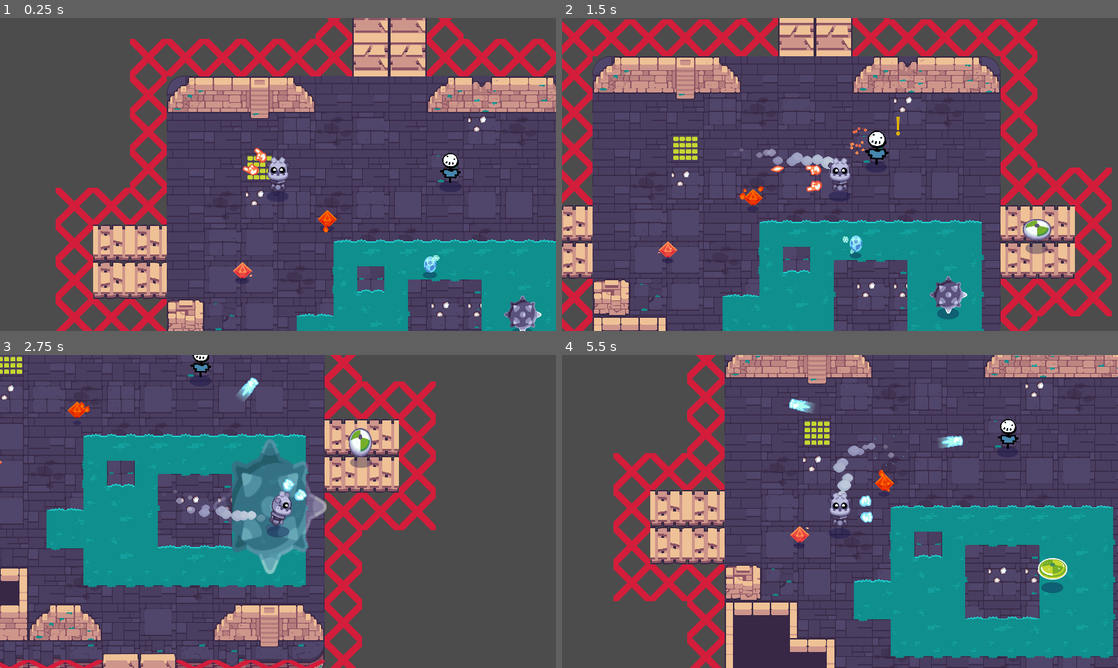
Above: before the commit, frames 1-4 (two rows, left to right).
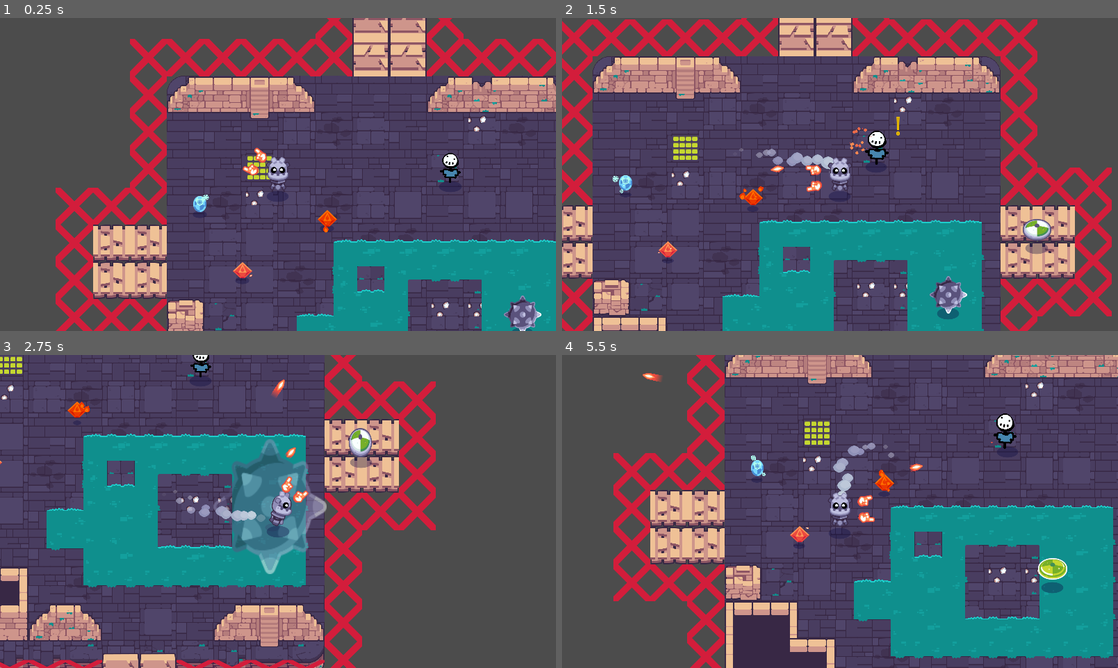
Above: after the commit, the same moments.

Repository: FossRyanH/Godot-Enter-Gungeon-Clone
Game: Godot game, scene res://rooms/TestRoom.tscn
Two runs of this game, one before a commit and one after it. Both use one fixed random seed, a clock stepped at 60 frames per second and the inputs below. The project has no main scene, so this scene is started directly. Sound files missing from this copy of the repository are replaced by a short silence.
Inputs (mouse positions are in pixels of both pictures, inside the frame that each line leads up to):
- Up to frame 1 (0.25 s): no input
- Up to frame 2 (1.5 s): move the mouse to (962, 158) at 0.52 s; press the mouse at (962, 158) at 0.53 s; hold D (move_right) 0.53-1.28 s; move the mouse to (728, 190) at 1.27 s; release the mouse at (728, 190) at 1.28 s; hold S (move_down) from 1.28 s (still down); click (728, 190) at 1.35 s
- Up to frame 3 (2.75 s): move the mouse to (333, 442) at 2.02 s; release S (move_down) at 2.03 s; press the mouse at (333, 442) at 2.03 s; hold D (move_right) from 2.03 s (still down)
- Up to frame 4 (5.5 s): move the mouse to (812, 574) at 2.77 s; release D (move_right) at 2.78 s; release the mouse at (812, 574) at 2.78 s; hold W (move_up) 2.78-3.53 s; click (812, 574) at 2.85 s; move the mouse to (1006, 558) at 3.52 s; press the mouse at (1006, 558) at 3.53 s; hold A (move_left) 3.53-5.03 s; move the mouse to (673, 464) at 4.27 s; release the mouse at (673, 464) at 4.28 s; click (673, 464) at 4.35 s; move the mouse to (867, 511) at 5.02 s; press the mouse at (867, 511) at 5.03 s; hold S (move_down) from 5.03 s (still down)

The runs differ from the first frame. In frame 1, 0.3% of the frame differs, in the area x 34-80%, y 56-84%; in frame 2, 0.3%; in frame 3, 0.4%; in frame 4, 0.9%, in the area x 14-83%, y 5-54%.

Commit message:
reset some stuff back to how it was before I merged

Diff:
--- a/godot-final-game-start-project/rooms/TestRoom.tscn
+++ b/godot-final-game-start-project/rooms/TestRoom.tscn
@@ -95,7 +95,7 @@
 spell_scene = ExtResource( 7 )
 
 [node name="IceSpellPickup" parent="." instance=ExtResource( 3 )]
-position = Vector2( 908, 654 )
+position = Vector2( 113, 445 )
 
 [node name="RapidFireSpellPickup" parent="." instance=ExtResource( 8 )]
 position = Vector2( 553, 494 )
